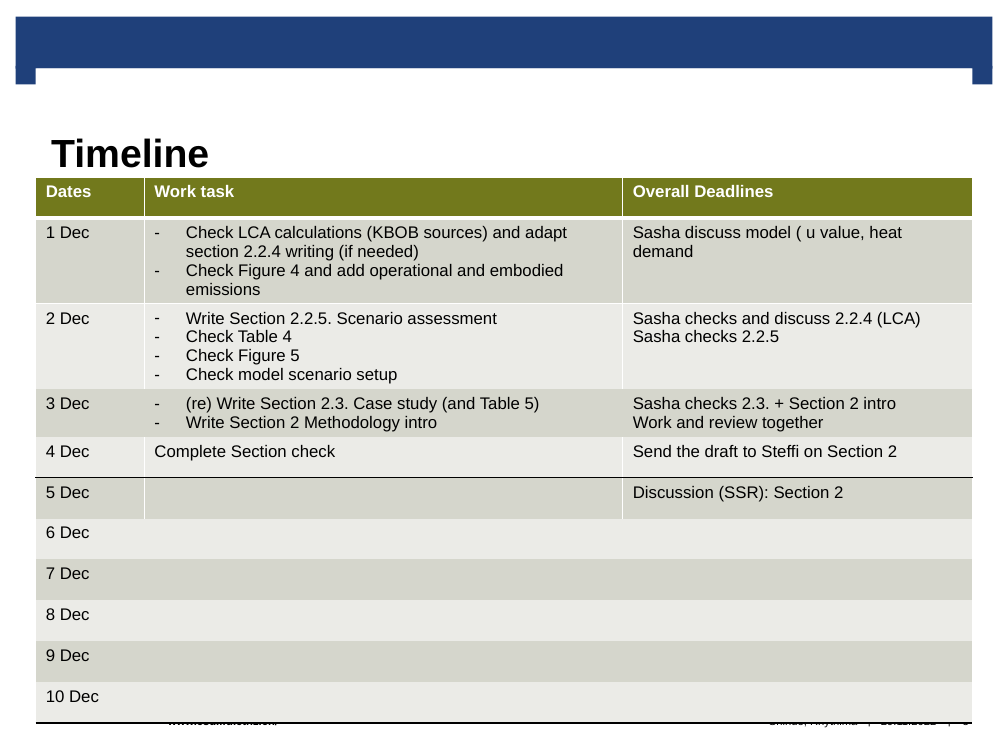
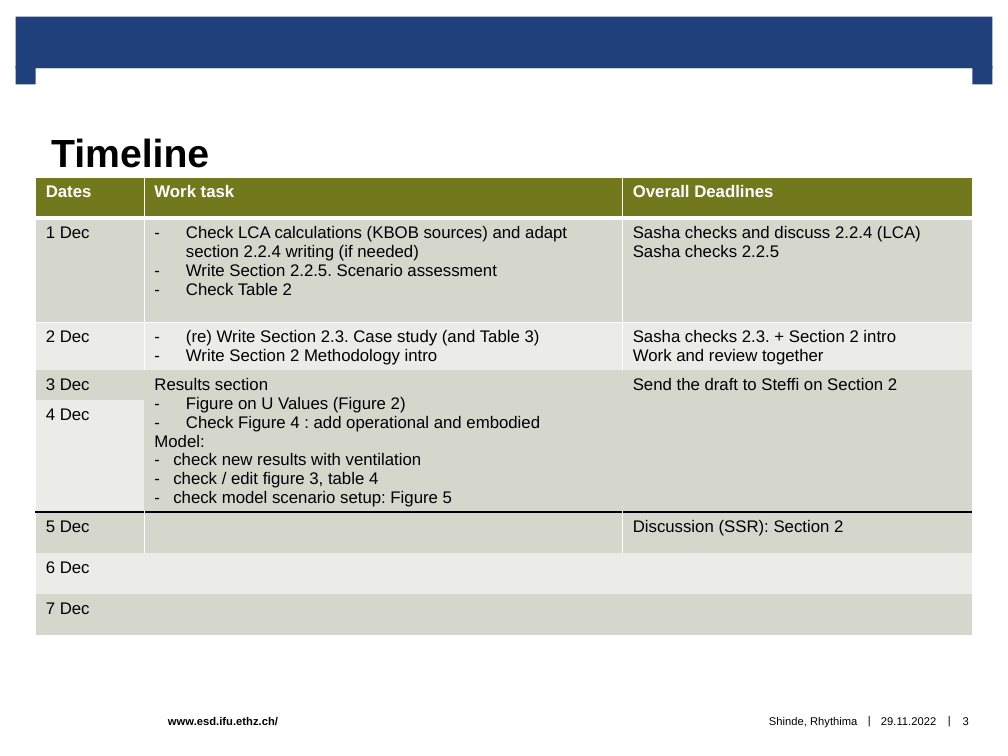
Before and after one commit to rhythimashinde/building-model, a slide deck: slide 3 of final/Discussion_paper.pptx. Drawn at 1008x756 pixels with LibreOffice and Linux fonts; fonts in the diff are those of the drawing; background and template pictures are left out. Boxes give left, top, right and bottom in pixels: in the first picture for what was removed or moved away, otherwise in the second. Text is boxed around its words. In the diff, an @@ line names an element or a change of style, - is before the commit and + after.

```diff
--- a/final/Discussion_paper.pptx
+++ b/final/Discussion_paper.pptx
@@ table at bbox=[35, 177, 973, 653] @@
-row 2, column 2: Check LCA calculations (KBOB sources) and adapt section 2.2.4 writing (if needed) / Check Figure 4 and add operational and embodied emissions
+row 2, column 2: Check LCA calculations (KBOB sources) and adapt section 2.2.4 writing (if needed) / Write Section 2.2.5. Scenario assessment / Check Table 2
-row 2, column 3: Sasha discuss model ( u value, heat demand
+row 2, column 3: Sasha checks and discuss 2.2.4 (LCA) / Sasha checks 2.2.5
-row 3, column 2: Write Section 2.2.5. Scenario assessment / Check Table 4 / Check Figure 5 / Check model scenario setup
+row 3, column 2: (re) Write Section 2.3. Case study (and Table 3) / Write Section 2 Methodology intro
-row 3, column 3: Sasha checks and discuss 2.2.4 (LCA) / Sasha checks 2.2.5
+row 3, column 3: Sasha checks 2.3. + Section 2 intro / Work and review together
-row 4, column 2: (re) Write Section 2.3. Case study (and Table 5) / Write Section 2 Methodology intro
+row 4, column 2: Results section / Figure on U Values (Figure 2) / Check Figure 4 : add operational and embodied / Model: / check new results with ventilation / check / edit figure 3, table 4 / check model scenario setup: Figure 5
-row 4, column 3: Sasha checks 2.3. + Section 2 intro / Work and review together
+row 4, column 3: Send the draft to Steffi on Section 2
-row 5, column 2: Complete Section check
+row 5, column 2: 
-row 5, column 3: Send the draft to Steffi on Section 2
+row 5, column 3: 
-row 9: 8 Dec |  | 
-row 10: 9 Dec |  | 
-row 11: 10 Dec |  | 
```
Also in this commit, not shown: 1 other slide changed, 1 slide removed.
